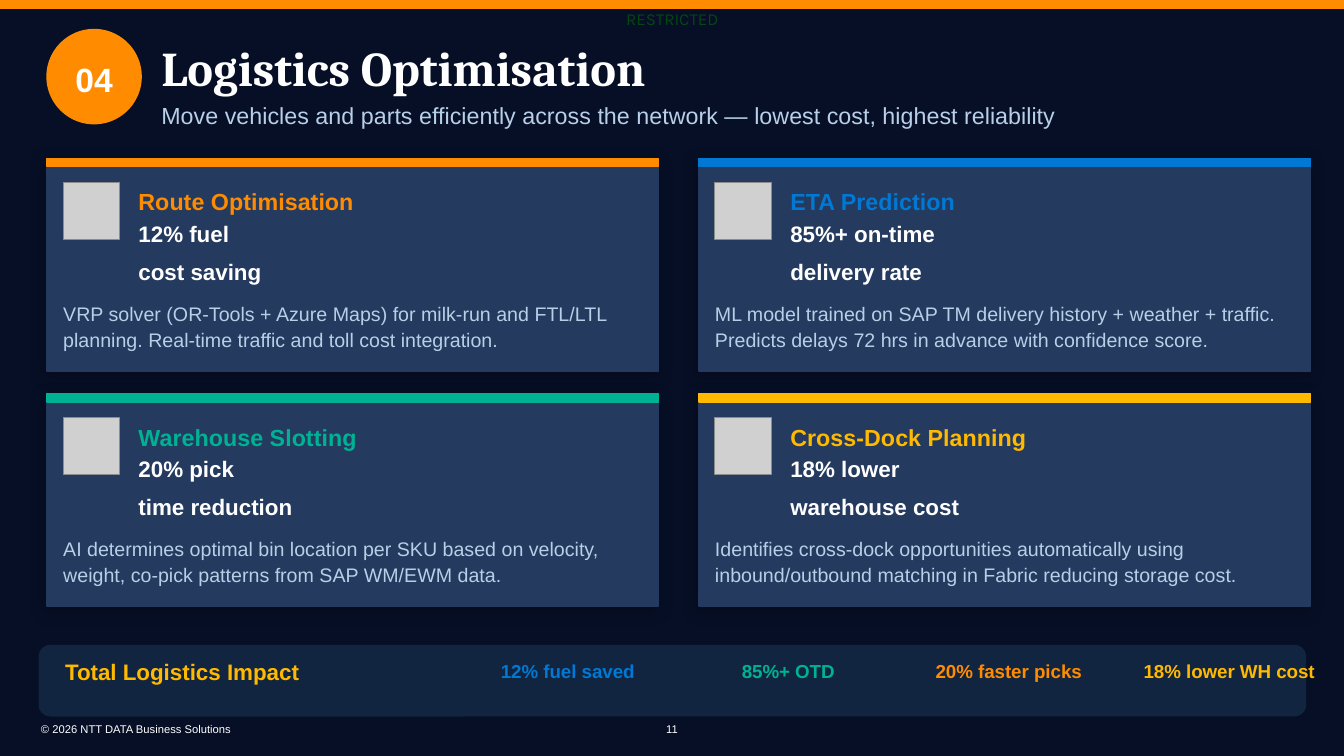
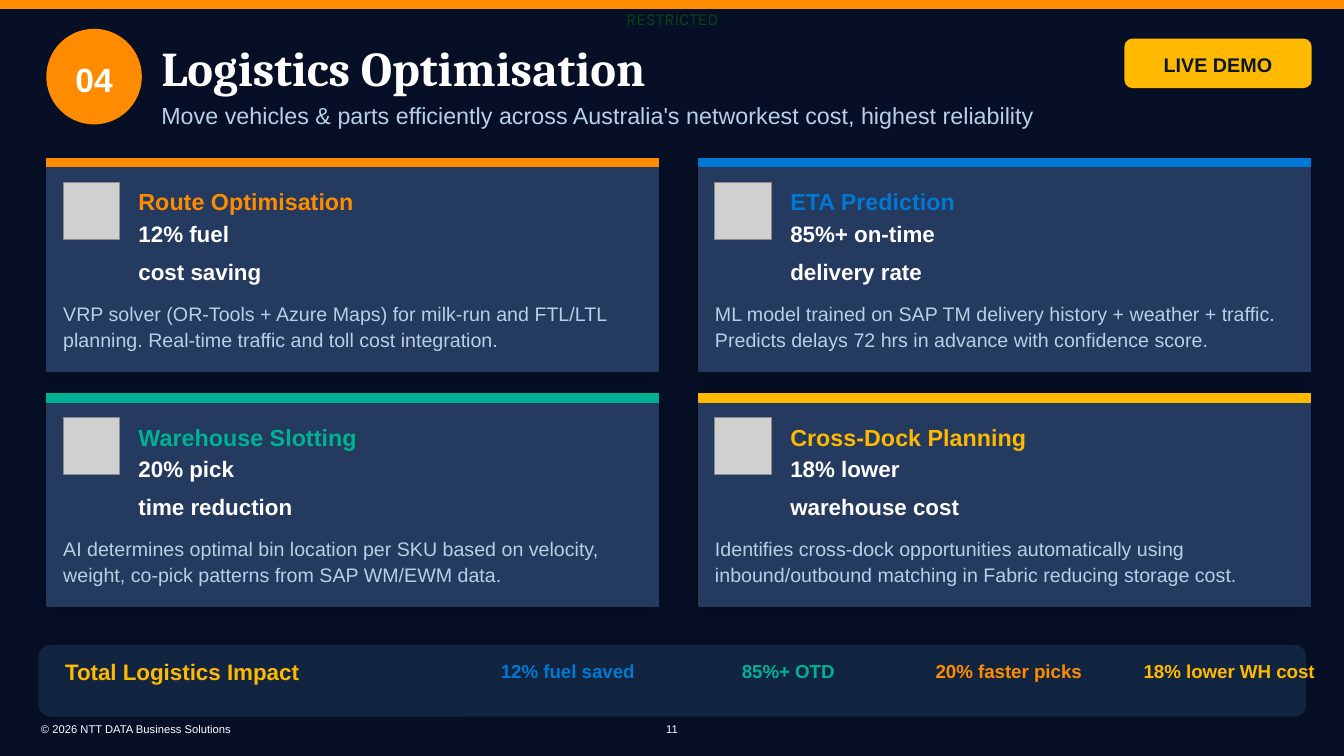
Before and after one commit to bhartiya75/ntt, a slide deck: slide 11 of backend/generated_ppts/NDBS_SAP_Supply_Chain_AI_v2.0.pptx. Drawn at 1344x756 pixels with LibreOffice and Linux fonts; fonts in the diff are those of the drawing; grey boxes stand for pictures; background and template pictures are left out. Boxes give left, top, right and bottom in pixels: in the first picture for what was removed or moved away, otherwise in the second. Text is boxed around its words. In the diff, an @@ line names an element or a change of style, - is before the commit and + after.

```diff
--- a/backend/generated_ppts/NDBS_SAP_Supply_Chain_AI_v2.0.pptx
+++ b/backend/generated_ppts/NDBS_SAP_Supply_Chain_AI_v2.0.pptx
@@ rounded rectangle added at [1124, 38, 1312, 88], fill #FFB900, 14.2 pt, text #0A1628, bold @@
+LIVE DEMO
@@ text at [161, 107, 1034, 129]: text changed @@
-Move vehicles and parts efficiently across the network — lowest cost, highest reliability
+Move vehicles & parts efficiently across Australia's networkest cost, highest reliability
```
Also in this commit, not shown: 13 other slides changed, 1 slide added, 4 other files.
